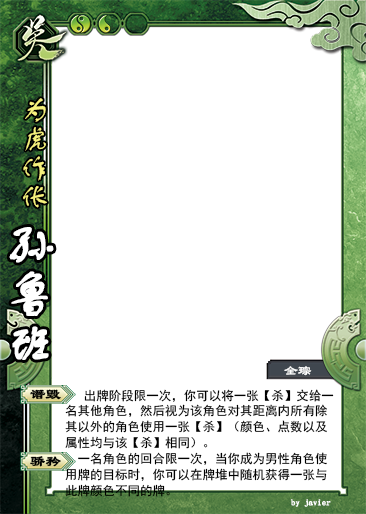
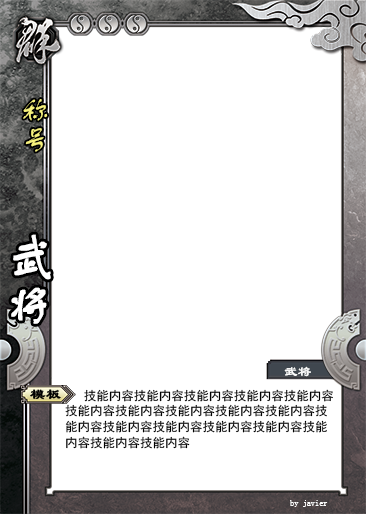
Comparing the layer stacks of the two 366 x 514 images. Changes:
painted on "skillDescription" over bbox(65, 389, 334, 497)
renamed "为虎作伥" to "称号", painted on it over bbox(23, 98, 48, 208)
renamed "孙鲁班" to "武将", painted on it over bbox(9, 227, 54, 360)
painted on "by javier" over bbox(290, 499, 331, 507)
moved "skillName" (1st of 4, in "shu" › "skill") into group "skill", painted on it over bbox(30, 389, 61, 467)
moved "skill" (2nd of 8, in "shu" › "skill") into group "skill", painted on it over bbox(20, 385, 76, 471)
hid group "wu" (1st of 2) (21 layers) over bbox(0, 0, 366, 514)
removed group "skill 拷贝" (3 layers) from group "wu" over bbox(20, 452, 76, 471)
painted on "skillName" (2nd of 4, in "wu" › "skill") over bbox(30, 389, 61, 400)
added group "qun" (1st of 2) with 21 layers above "companion" over bbox(0, 0, 366, 514)
added group "skill" (7th of 8, in "qun") with 2 layers in group "qun" over bbox(20, 385, 76, 404)
added layer "skillName" (4th of 4, in "qun" › "skill") in group "skill" over bbox(30, 389, 61, 400)
added layer "skill" (8th of 8, in "qun" › "skill") in group "skill" over bbox(20, 385, 76, 404)
added group "blood" (5th of 5, in "qun") with 14 layers in group "qun" over bbox(69, 14, 148, 34)
added group "notTransparent" (5th of 5, in "qun" › "blood") with 6 layers in group "blood" over bbox(69, 14, 148, 34)
added layer "2" (9th of 10, in "qun" › "blood" › "notTransparent") in group "notTransparent" over bbox(77, 14, 92, 34)
added layer "4" (9th of 11, in "qun" › "blood" › "notTransparent") in group "notTransparent" over bbox(105, 14, 120, 34)
added layer "6" (9th of 10, in "qun" › "blood" › "notTransparent") in group "notTransparent" over bbox(133, 14, 148, 34)
added group "board" (4th of 4, in "qun") with 2 layers in group "qun" over bbox(0, 0, 366, 514)
added layer "qun" (2nd of 2, in "qun" › "board") in group "board" over bbox(0, 0, 366, 514)
painted on "companionGeneralName" over bbox(284, 366, 312, 377)
…and 3 more changes (3 added)
